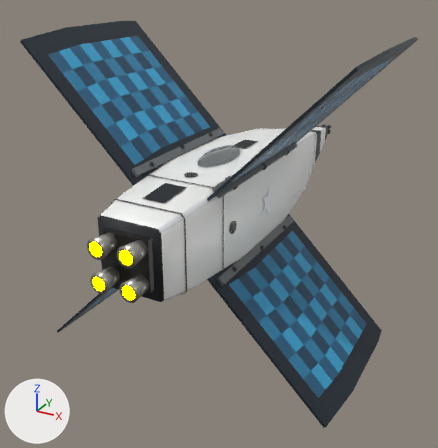
Before and after pictures for a commit that changed the glTF model ThoriumGap_JS/models/Ship_Crosspanel_13.glb.
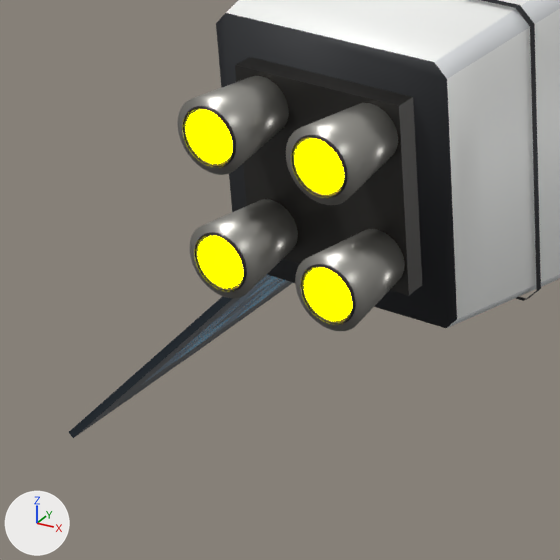
There are two pictures of each version: one whole from a camera (50 mm lens) standing at (4.77, -9.65, 3.88) and looking at (-0.38, -0.3, -0.8), one close up on the part from 9% to 44% of the width and 47% to 82% of the height. Arrows for +X, +Y and +Z are at lower left; the lights stay in place. The older version's two pictures come first. Where no turn or scale is listed for an object, it has been applied to the vertices.

In view in the first close-up: 'EngineBell_LowerLeft_TaperedSquareClusterNozzle', 'EngineBell_LowerRight_TaperedSquareClusterNozzle', 'EngineBell_UpperLeft_TaperedSquareClusterNozzle', 'EngineBell_UpperRight_TaperedSquareClusterNozzle', 'EngineDeck_SquareAftManifold', 'EngineEmitter', 'Fuselage_SquareBody', 'HullPanelRing_SquareSectionBand_01', 'SolarPanelWing_LowerLeftRidge_RectangularPhotovoltaicGrid' and 8 more.
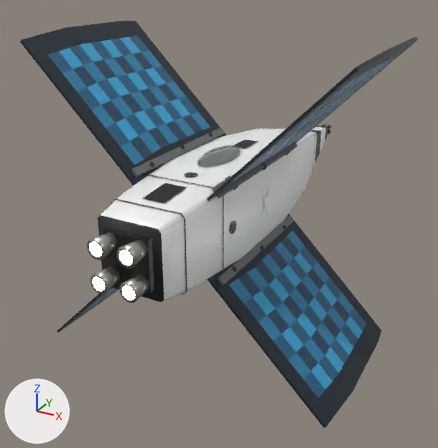
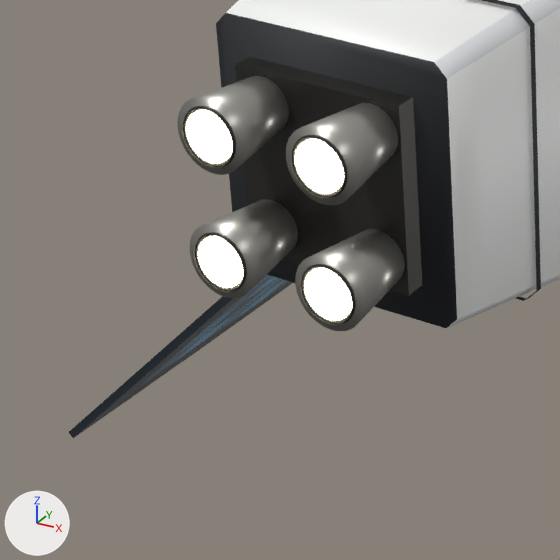
What differs and where, as boxes [x1, y1, x2, y2] in the close-ups (560 x 560 px):
'EngineEmitter', recoloured (yellow to beige): [186, 110, 352, 321] in both

What the commit changed:
In material 'EngineGlow' (mat_engineglow), emission_color goes from (1.0, 1.0, 0.0) (yellow #ffff00) to (0.62, 0.57, 0.4) (beige #cec7aa).
